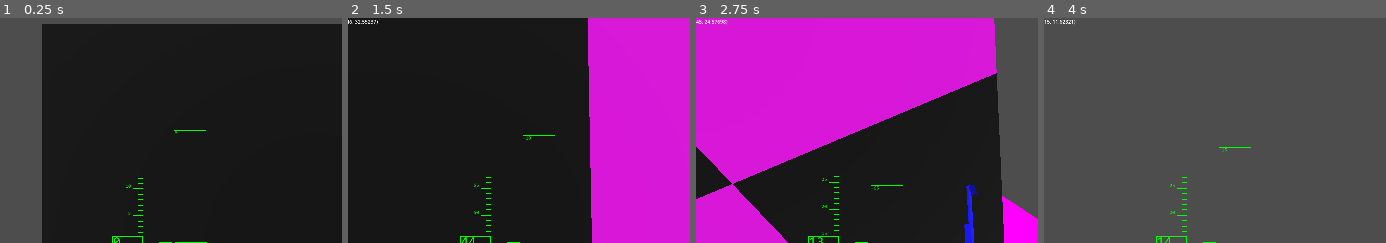
Above: before the commit, frames 1-4 (left to right).
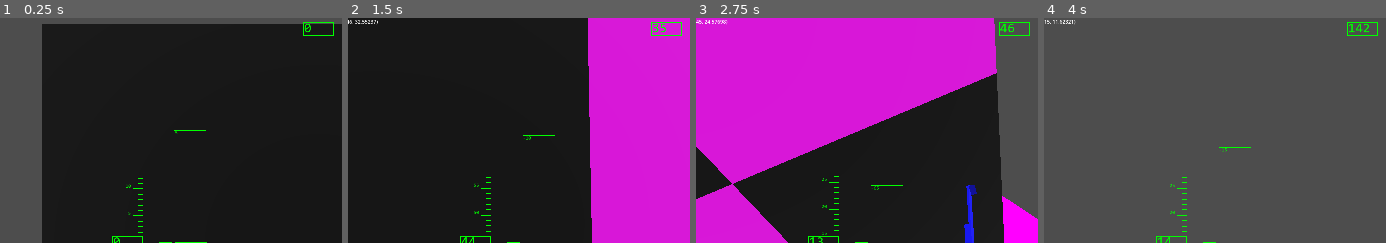
Above: after the commit, the same moments.

Repository: voidstarjms/shimmer
Game: Godot game, scene res://main.tscn
The game is run twice, just before and just after one commit, with the same random seed, the same clock (stepped at 60 frames per second) and the same inputs.
Inputs:
- Up to frame 1 (0.25 s): no input
- Up to frame 2 (1.5 s): tap Enter at 0.5 s; hold E (strafe_right) 0.53-1.28 s; tap Space (dash) at 0.6 s; hold I (pitch_down) from 1.28 s (still down); tap A (roll_ccw) at 1.35 s
- Up to frame 3 (2.75 s): release I (pitch_down) at 2.03 s; hold E (strafe_right) from 2.03 s (still down); hold D (roll_cw) from 2.03 s (still down)
- Up to frame 4 (4 s): release E (strafe_right) at 2.78 s; release D (roll_cw) at 2.78 s; hold K (pitch_up) 2.78-3.53 s; tap Shift at 2.85 s; hold Q (strafe_left) from 3.53 s (still down); tap Space (dash) at 3.6 s
The pictures show only the part of the screen within x 12-62%, y 0-50%; the shares and areas given below are measured in that part.

The runs differ from the first frame. In frame 1, 0.2% of the frame differs, in the area x 88-98%, y 1-8%; in frame 2, 0.2%; in frame 3, 0.2%; in frame 4, 0.2%.

Commit message:
Added heading number display

Diff:
--- a/gui.gd
+++ b/gui.gd
@@ -8,13 +8,14 @@
 const UI_font_path = "res://CONSOLA.TTF"
 
 var pitch_ladder : PitchLadder
-var heading_indicator : HeadingGauge
+#var heading_indicator : HeadingGauge
 var speed_tape : TapeGauge
 var speed_box : NumberBox
 var altimeter_tape : TapeGauge
 var altimeter_box : NumberBox
 var speed_tape_labels : Array[Label]
 var health_bar : BarGauge
+var heading_number : NumberBox
 
 var gui_color = Color.GREEN
 var warning_color = Color.RED
@@ -672,6 +673,9 @@
 	health_bar.set_flash(0.2, 30, 0.7)
 	health_bar.add_observer($"./GUI_health_beep")
 
+	heading_number = NumberBox.new(Vector2(0.5 - altimeter_box_sz.x / 2, 0.01), altimeter_box_sz, gui_color, view_rect)
+	self.add_child(heading_number)
+
 	get_window().size_changed.connect(_on_window_resized)
 	_on_window_resized()
 
@@ -694,11 +698,6 @@
 	for i in pitch_ladder_data:
 		draw_line(i[0][0], i[0][1], gui_color)
 		draw_line(i[1][0], i[1][1], gui_color)
-
-	#var compass_data = heading_indicator.construct(raw_fwd, view_rect)
-	#for i in compass_data:
-		#if i != null:
-			#draw_line(i[0], i[1], gui_color)
 
 	# Draw speed tape
 	var unsigned_fwd_vel = $"../../ZealousJay".vel_vec.project(raw_fwd).length()
@@ -732,3 +731,10 @@
 	for i in health_bar_segments:
 		draw_line(i[0], i[1], Color.GREEN)
 	health_bar.step()
+
+	var heading_vec = Vector3(raw_fwd.x, 0, raw_fwd.z).normalized()
+	var heading_angle = -Vector3.BACK.signed_angle_to(heading_vec, Vector3.DOWN)
+	if heading_angle < 0:
+		heading_angle += TAU
+	heading_number.set_value(int(rad_to_deg(heading_angle)))
+	draw_rect(heading_number.construct(view_rect), gui_color, false)
